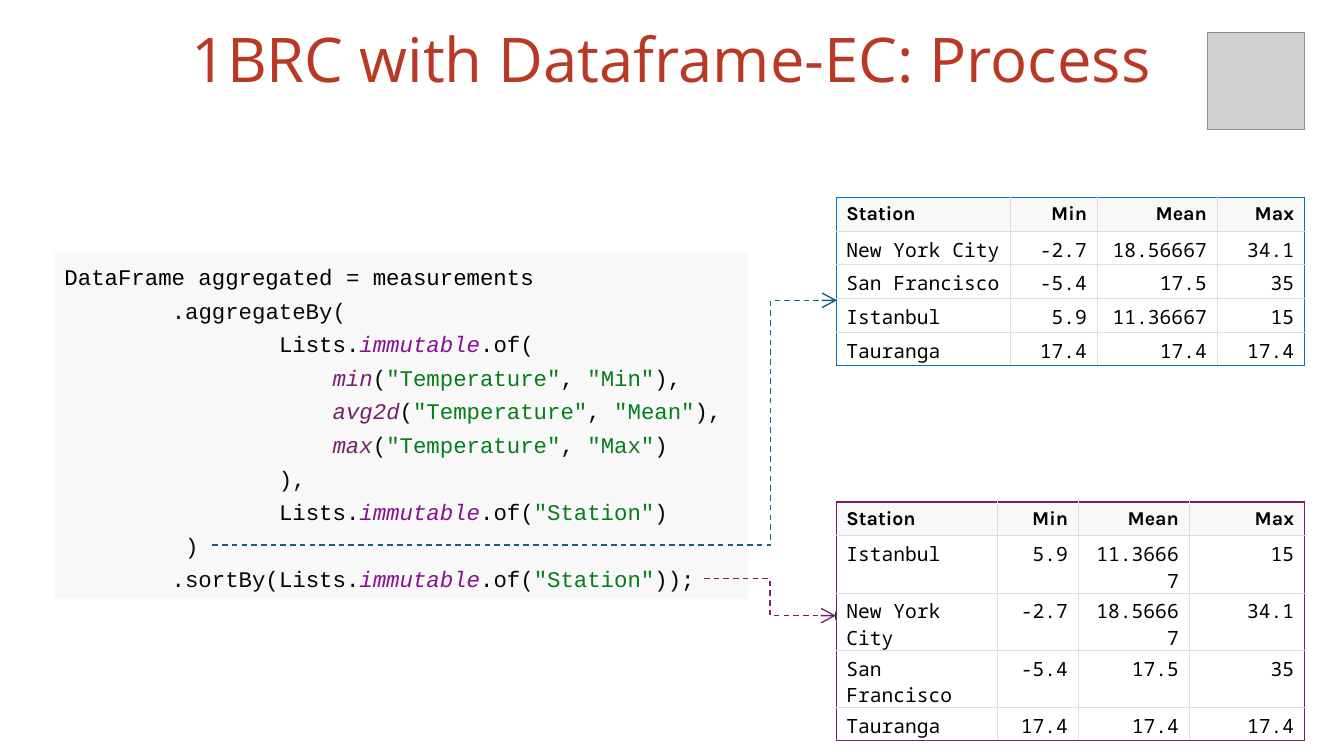
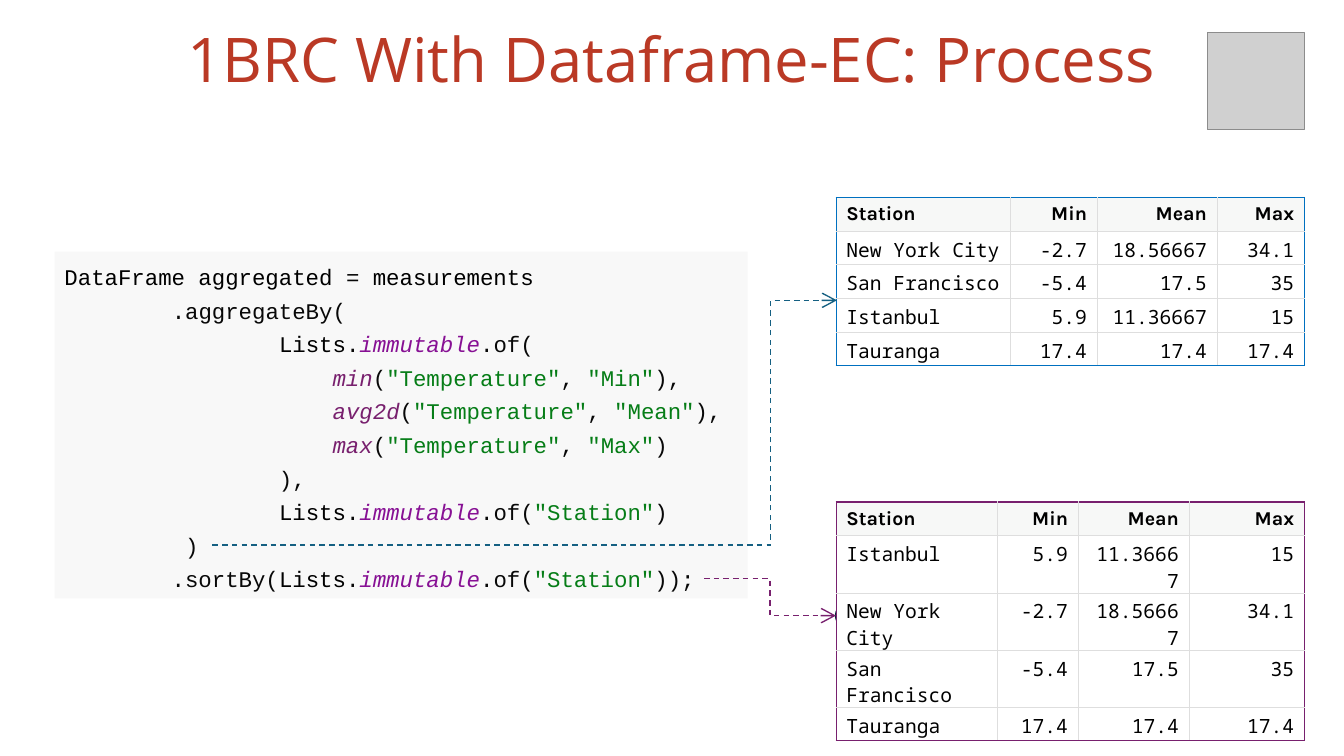
Before and after one commit to vmzakharov/missing-dataframe-talk, a slide deck: slide 17 of presentation/Missing_Dataframe_Long.pptx. Drawn at 1344x756 pixels with LibreOffice and Linux fonts; fonts in the diff are those of the drawing; grey boxes stand for pictures. Boxes give left, top, right and bottom in pixels: in the first picture for what was removed or moved away, otherwise in the second. Text is boxed around its words. In the diff, an @@ line names an element or a change of style, - is before the commit and + after.

```diff
--- a/presentation/Missing_Dataframe_Long.pptx
+++ b/presentation/Missing_Dataframe_Long.pptx
@@ title at [187, 35, 1155, 83]: text changed @@
-1BRC with Dataframe-EC: Process
+1BRC With Dataframe-EC: Process
```
Also in this commit, not shown: 6 other slides changed, 1 other file.
